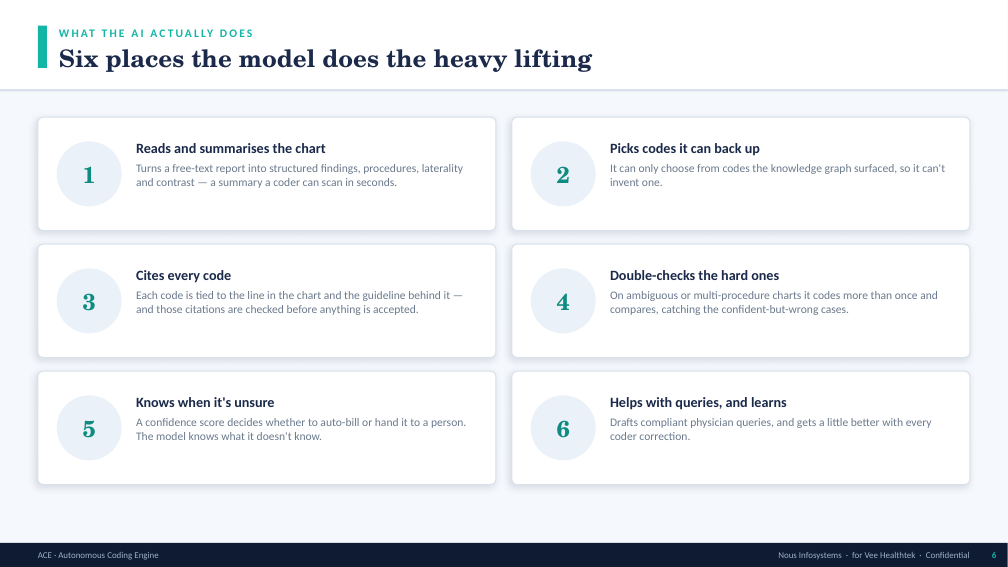
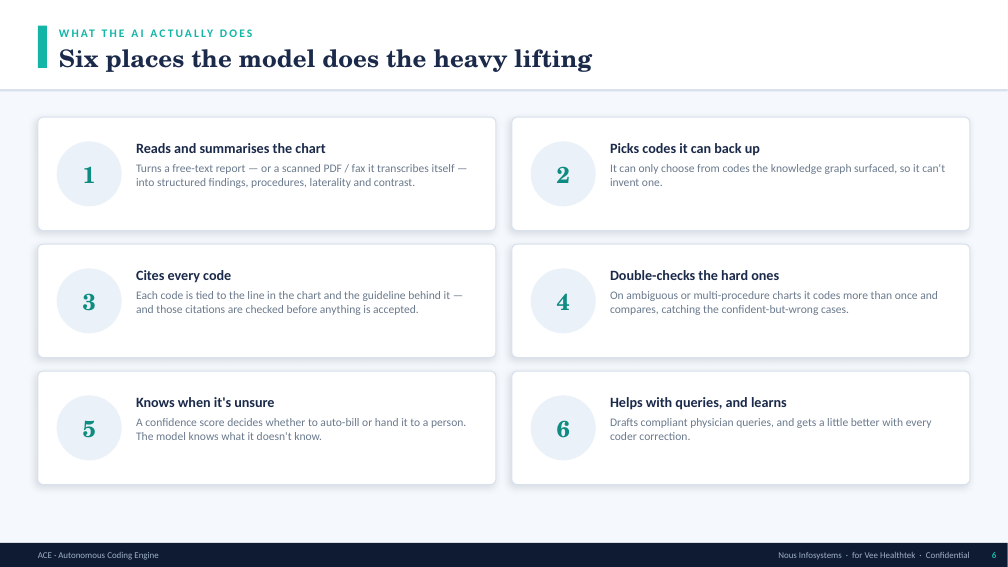
Before and after one commit to swarupd227/ACE, a slide deck: slide 6 of deck/ACE_Architecture.pptx. Drawn at 1008x567 pixels with LibreOffice and Linux fonts; fonts in the diff are those of the drawing. Boxes give left, top, right and bottom in pixels: in the first picture for what was removed or moved away, otherwise in the second. Text is boxed around its words. In the diff, an @@ line names an element or a change of style, - is before the commit and + after.

```diff
--- a/deck/ACE_Architecture.pptx
+++ b/deck/ACE_Architecture.pptx
@@ text at (136,164,455,188): text changed @@
-Turns a free-text report into structured findings, procedures, laterality and contrast — a summary a coder can scan in seconds.
+Turns a free-text report — or a scanned PDF / fax it transcribes itself — into structured findings, procedures, laterality and contrast.
```
Also in this commit, not shown: 7 other slides changed, 1 slide added, 4 other files.
